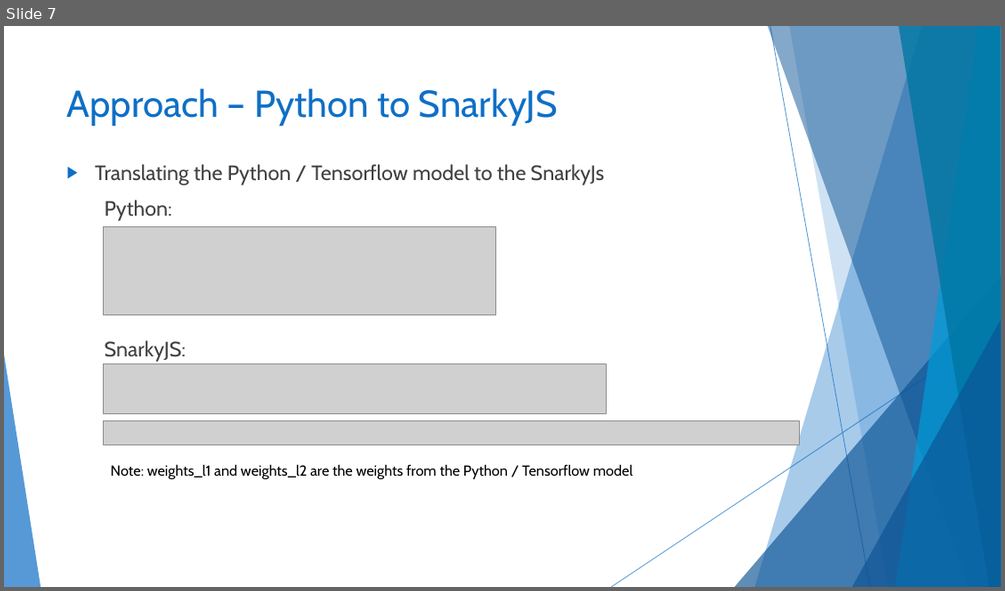
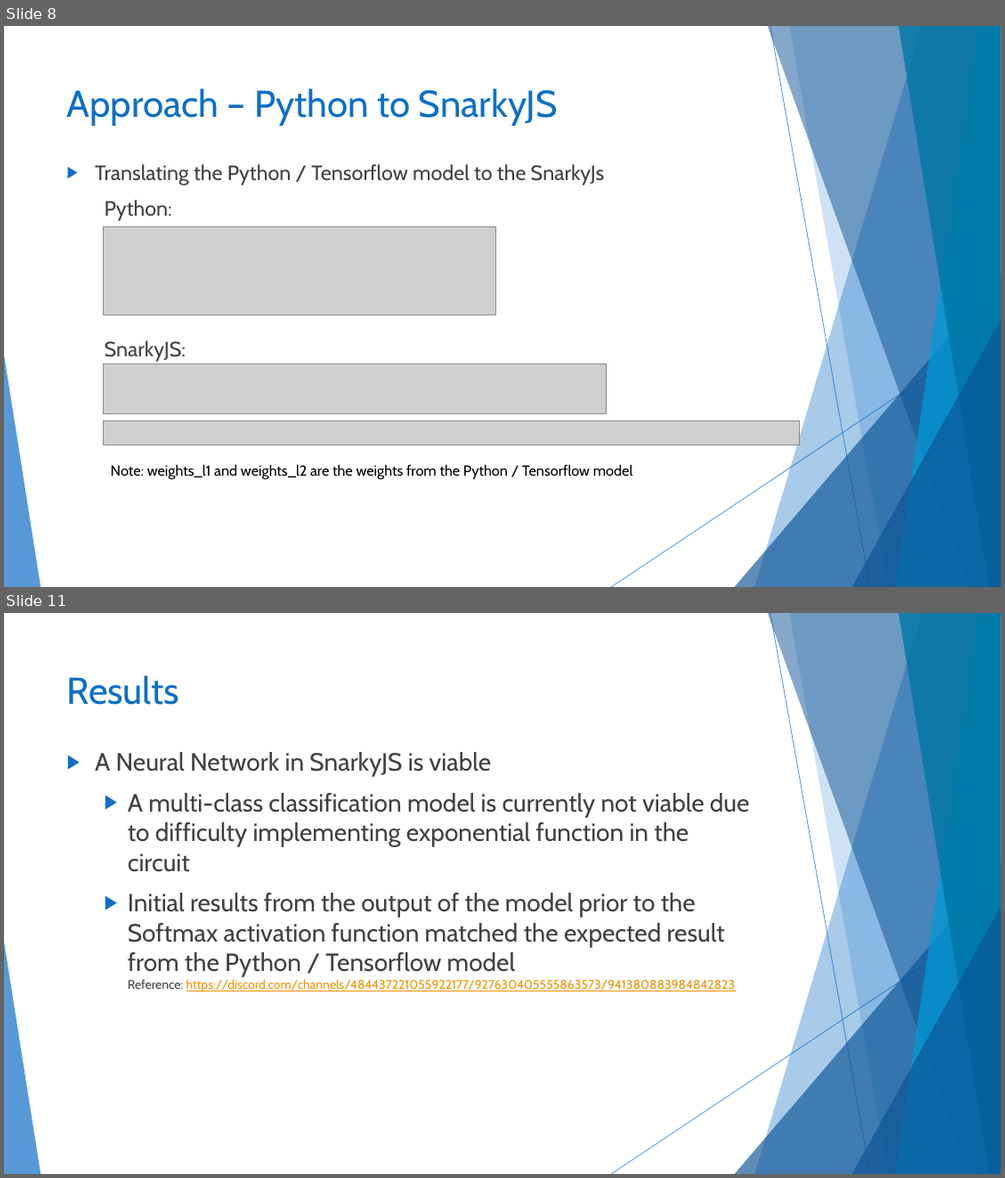
Before and after one commit to gordonfreemanfree/SnarkyNet-MNIST-Digits, a slide deck: Makalfo_Deep_Neural_Network.pptx. Shown one above the other, each under a label of ours: slide 7 before the commit, slides 8 and 11 after it; the slides between them are not shown. The pictures are 1005x591 and 1005x1178 pixels, drawn with LibreOffice and Linux fonts; fonts in the diff are those of the drawing; grey boxes stand for pictures. Boxes give left, top, right and bottom in pixels: in the first picture for what was removed or moved away, otherwise in the second. Text is boxed around its words. In the diff, an @@ line names an element or a change of style, - is before the commit and + after.

```diff
--- a/Makalfo_Deep_Neural_Network.pptx
+++ b/Makalfo_Deep_Neural_Network.pptx
@@ slide 11 added at [4, 613, 1001, 1174], background #FFFFFF; not listed: 10 template elements that a slide beside it also shows @@
@@ title added at [67, 675, 180, 705], 36 pt, text #0F6FC6 @@
+Results
@@ text added at [95, 752, 750, 992], 24 pt, text #404040 @@
+▶ A Neural Network in SnarkyJS is viable
+  ▶ A multi-class classification model is currently not viable due to difficulty implementing exponential function in the circuit
+  ▶ Initial results from the output of the model prior to the Softmax activation function matched the expected result from the Python / Tensorflow model
+    Reference: https://discord.com/channels/484437221055922177/927630405555863573/941380883984842823
@@ what was slide 7 is now slide 8 @@
```
Also in this commit, not shown: 1 slide changed, 8 other slides added, 15 slides removed.
